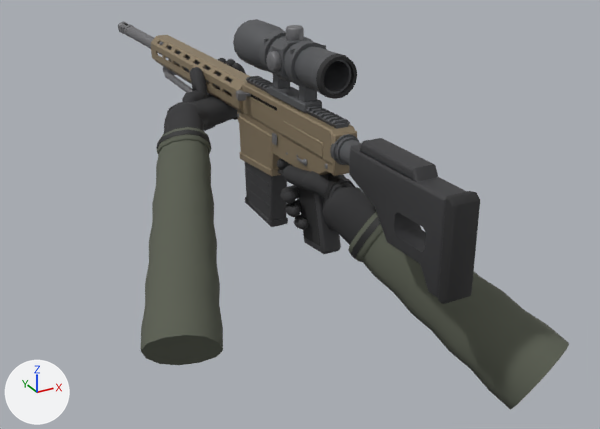
One commit to the glTF model assets/weapons/dmr.glb: the scene before it, then after it.
Camera for both pictures: a camera (50 mm lens) standing at (-0.489, -0.843, 0.368) and looking at (0.035, 0.111, -0.109). Every picture has the same lights, and +X, +Y and +Z are marked at lower left. The first picture is the older version. Vertices at exactly the same position are counted once.

Script lines for the objects in view, before the commit:
```python
mat_sleeve = principled_material('sleeve')
mat_sleeve.base_color = (0.105, 0.115, 0.085)  # dark grey #5b5f52
mat_sleeve.roughness = 0.95
me_arm_l = bpy.data.meshes.new('arm_l')
me_arm_l.from_pydata(...)  # 979 vertices, 1900 faces; spans x -0.246..0.047, y -0.053..0.341, z -0.229..0.074
# faces by material slot: [1232, 308, 360]
me_arm_l.materials.append(mat_glove)  # dark grey #2f2f30
me_arm_l.materials.append(mat_glove_shell)  # black #222223
me_arm_l.materials.append(mat_sleeve)  # dark grey #5b5f52
me_arm_r = bpy.data.meshes.new('arm_r')
me_arm_r.from_pydata(...)  # 955 vertices, 1852 faces; spans x -0.043..0.163, y -0.32..0.093, z -0.212..0.008
# faces by material slot: [1232, 308, 312]
me_arm_r.materials.append(mat_glove)  # dark grey #2f2f30
me_arm_r.materials.append(mat_glove_shell)  # black #222223
me_arm_r.materials.append(mat_sleeve)  # dark grey #5b5f52
me_mag = bpy.data.meshes.new('mag')
me_mag.from_pydata(...)  # 316 vertices, 592 faces; spans x -0.014..0.014, y 0.104..0.192, z -0.117..0.0252
# faces by material slot: [432, 100, 60]
me_mag.materials.append(mat_polymer)  # dark grey #38383a
me_mag.materials.append(mat_brass)  # beige #e5c789
me_mag.materials.append(mat_copper)  # beige #dda681
ob_arm_l = bpy.data.objects.new('arm_l', me_arm_l)
ob_arm_l.location = (0.0, 0.0, 0.0)
ob_arm_r = bpy.data.objects.new('arm_r', me_arm_r)
ob_arm_r.location = (0.0, 0.0, 0.0)
ob_mag = bpy.data.objects.new('mag', me_mag)
ob_mag.location = (0.0, 0.0, 0.0)
# also in view: 'body' at (0.003, 0.242, 0.034)
```
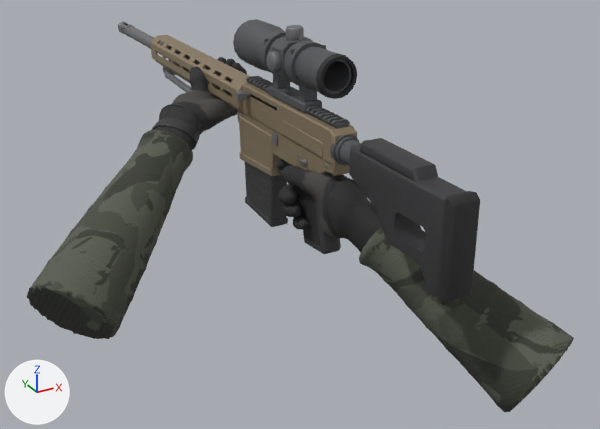
Where the change shows, as pixel boxes [x1, y1, x2, y2] in the pictures (600 x 429 px):
'arm_l', reshaped (108% wider, 8% shorter): before [141, 58, 246, 365]; after [27, 57, 247, 339]
'arm_r', reshaped: before [277, 158, 569, 410]; after [276, 159, 574, 412]
part 1 of me_arm_r, rebuilt: before [351, 217, 569, 410]; after [359, 226, 574, 412]
part 2 of me_arm_r, built on: before [277, 158, 383, 262]; after [276, 159, 381, 252]
part 3 of me_arm_l, rebuilt (101% wider, 11% shorter): before [141, 129, 223, 365]; after [27, 130, 193, 339]
part 4 of me_arm_l, rebuilt: before [167, 96, 238, 128]; after [173, 90, 235, 120]
part 5 of me_arm_l, rebuilt: before [157, 127, 211, 155]; after [152, 118, 200, 149]
part 6 of me_arm_l, built on: before [164, 58, 246, 134]; after [154, 57, 247, 150]

Patch to the scene script:
```diff
--- a/assets/weapons/dmr.glb.py
+++ b/assets/weapons/dmr.glb.py
@@ img_image_2 @@
+img_image_2 = load_image('Image_2', '_unpacked/Image_2', 512, 512, 'sRGB')
@@ img_image_1 @@
+img_image_1 = load_image('Image_1', '_unpacked/Image_1', 512, 512, 'Non-Color')
@@ mat_sleeve @@
 mat_sleeve = bpy.data.materials.new('sleeve')
-# nodes: BsdfPrincipled, OutputMaterial
+# nodes: BsdfPrincipled, Mix, NormalMap, OutputMaterial, TexImage x2
 # colours: dark grey #5b5f52
+# uses the picture img_image_1
+# uses the picture img_image_2
@@ mat_lens @@
+mat_lens = principled_material('lens')
+mat_lens.base_color = (0.01, 0.012, 0.014)  # black #191d1f
+mat_lens.roughness = 0.12
@@ mat_hard @@
+mat_hard = principled_material('hard')
+mat_hard.base_color = (0.03, 0.03, 0.032)  # dark grey #303032
@@ mat_glove_palm @@
+mat_glove_palm = principled_material('glove_palm')
+mat_glove_palm.base_color = (0.07, 0.065, 0.06)  # dark grey #4b4845
+mat_glove_palm.roughness = 0.9
@@ me_arm_r @@
 # used by ob_arm_r; location = (0.0, 0.0, 0.0)
-me_arm_r.from_pydata(...)  # 955 vertices, 1852 faces; spans x -0.043..0.163, y -0.32..0.093, z -0.212..0.008
+me_arm_r.from_pydata(...)  # 7586 vertices, 14112 faces; spans x -0.042..0.169, y -0.327..0.096, z -0.221..0.012
+# me_arm_r part 1: the loose piece of 135 vertices spanning x -0.012..0.163, y -0.32..-0.074, z -0.212..-0.015 is rebuilt with 1575 vertices and now spans x -0.01..0.169, y -0.327..-0.081, z -0.221..-0.02, in mat_sleeve
+# me_arm_r part 2: 10 vertices moved within x -0.032..0.033, y -0.06..0.091, z -0.065..-0.005; 762 vertices removed from x -0.043..0.055, y -0.129..0.093, z -0.087..0.008; 5399 vertices added at x -0.042..0.05, y -0.127..0.096, z -0.083..0.012
+# other edits to the shape of me_arm_r do not show in these pictures
 me_arm_r.materials.append(mat_glove)
@@ me_arm_r @@
 me_arm_r.materials.append(mat_sleeve)
+me_arm_r.materials.append(mat_glove_palm)  # dark grey #4b4845
@@ me_arm_l @@
 # used by ob_arm_l; location = (0.0, 0.0, 0.0)
-me_arm_l.from_pydata(...)  # 979 vertices, 1900 faces; spans x -0.246..0.047, y -0.053..0.341, z -0.229..0.074
+me_arm_l.from_pydata(...)  # 8342 vertices, 15334 faces; spans x -0.353..0.051, y 0.012..0.343, z -0.197..0.075
+# me_arm_l part 3: the loose piece of 159 vertices spanning x -0.246..-0.06, y -0.053..0.239, z -0.229..0.014 is rebuilt with 1776 vertices and now spans x -0.353..-0.091, y 0.012..0.247, z -0.197..0.016, in mat_sleeve
+# me_arm_l part 4: the loose piece of 86 vertices spanning x -0.099..0.017, y 0.219..0.326, z -0.008..0.031 is rebuilt with 544 vertices and now spans x -0.09..0.014, y 0.217..0.324, z 0.014..0.041, in mat_glove_palm (dark grey #4b4845)
+# me_arm_l part 5: the loose piece of 50 vertices spanning x -0.133..-0.059, y 0.179..0.242, z -0.049..0.016 is rebuilt with 827 vertices and now spans x -0.13..-0.069, y 0.197..0.263, z -0.037..0.023, in mat_hard (dark grey #303032)
+# me_arm_l part 6: 11 vertices moved within x -0.087..0.038, y 0.213..0.323, z 0.018..0.073; 632 vertices removed from x -0.124..0.047, y 0.191..0.341, z -0.038..0.074; 4329 vertices added at x -0.142..0.051, y 0.188..0.343, z -0.04..0.075
+# other edits to the shape of me_arm_l do not show in these pictures
 me_arm_l.materials.append(mat_glove)
@@ me_arm_l @@
 me_arm_l.materials.append(mat_sleeve)
+me_arm_l.materials.append(mat_glove_palm)  # dark grey #4b4845
+me_arm_l.materials.append(mat_hard)  # dark grey #303032
+me_arm_l.materials.append(mat_lens)  # black #191d1f
```
